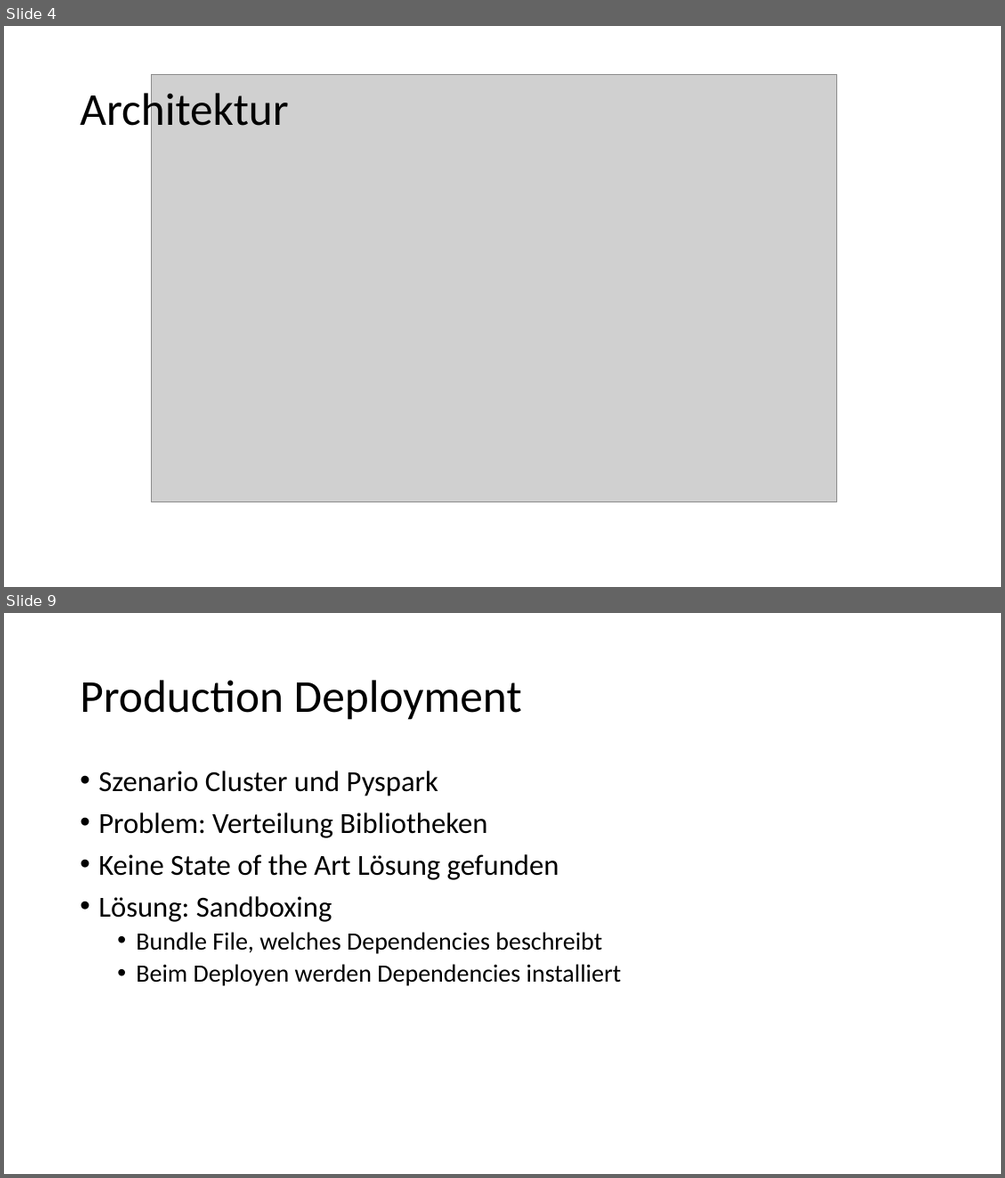
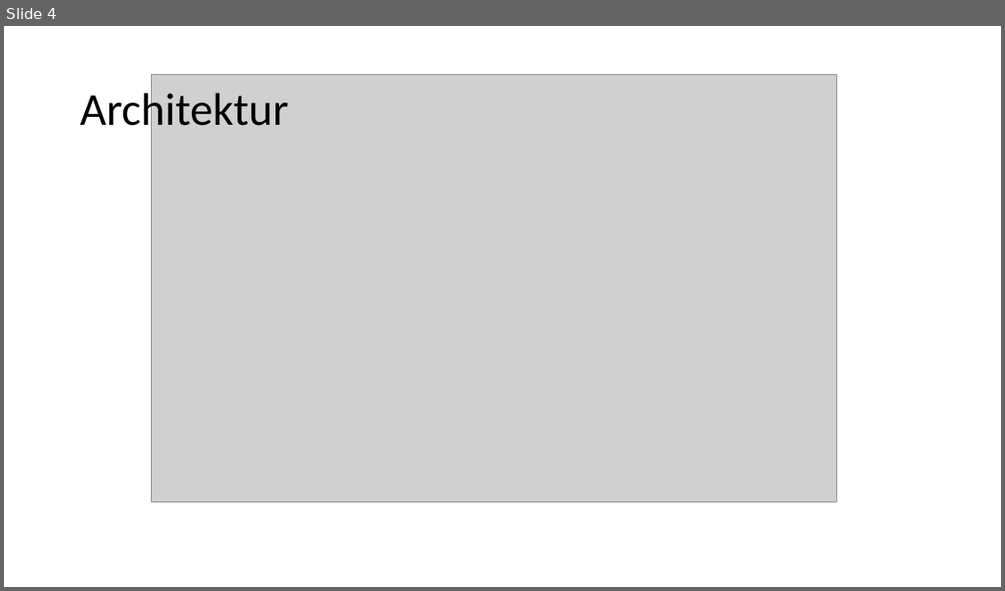
Before and after one commit to canclini/worldfeed, a slide deck: documentation/Spark_Worldfeed.pptx. Shown one above the other, each under a label of ours: slides 4 and 9 before the commit, slide 4 after it; the slides between them are not shown. The pictures are 1005x1178 and 1005x591 pixels, drawn with LibreOffice and Linux fonts; fonts in the diff are those of the drawing; grey boxes stand for pictures. Boxes give left, top, right and bottom in pixels: in the first picture for what was removed or moved away, otherwise in the second. Text is boxed around its words. In the diff, an @@ line names an element or a change of style, - is before the commit and + after.

```diff
--- a/documentation/Spark_Worldfeed.pptx
+++ b/documentation/Spark_Worldfeed.pptx
@@ slide 9 removed at box(4, 613, 1001, 1174), background #FFFFFF @@
@@ title removed at box(80, 680, 522, 720) @@
-Production Deployment
@@ text removed at box(98, 771, 621, 986) @@
-• Szenario Cluster und Pyspark
-• Problem: Verteilung Bibliotheken
-• Keine State of the Art Lösung gefunden
-• Lösung: Sandboxing
-  • Bundle File, welches Dependencies beschreibt
-  • Beim Deployen werden Dependencies installiert
```
Also in this commit, not shown: 6 slides changed, 1 other file.
